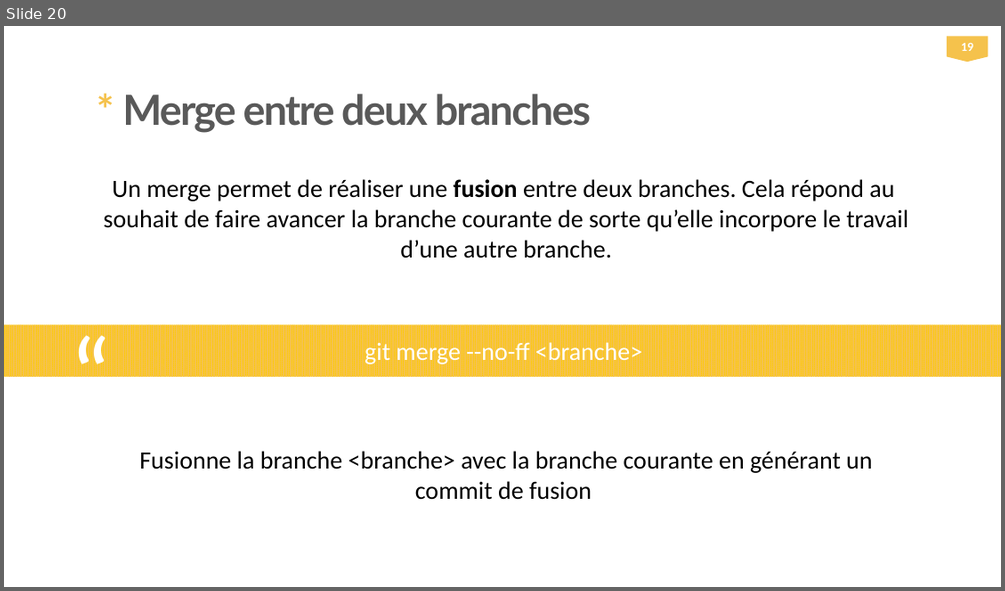
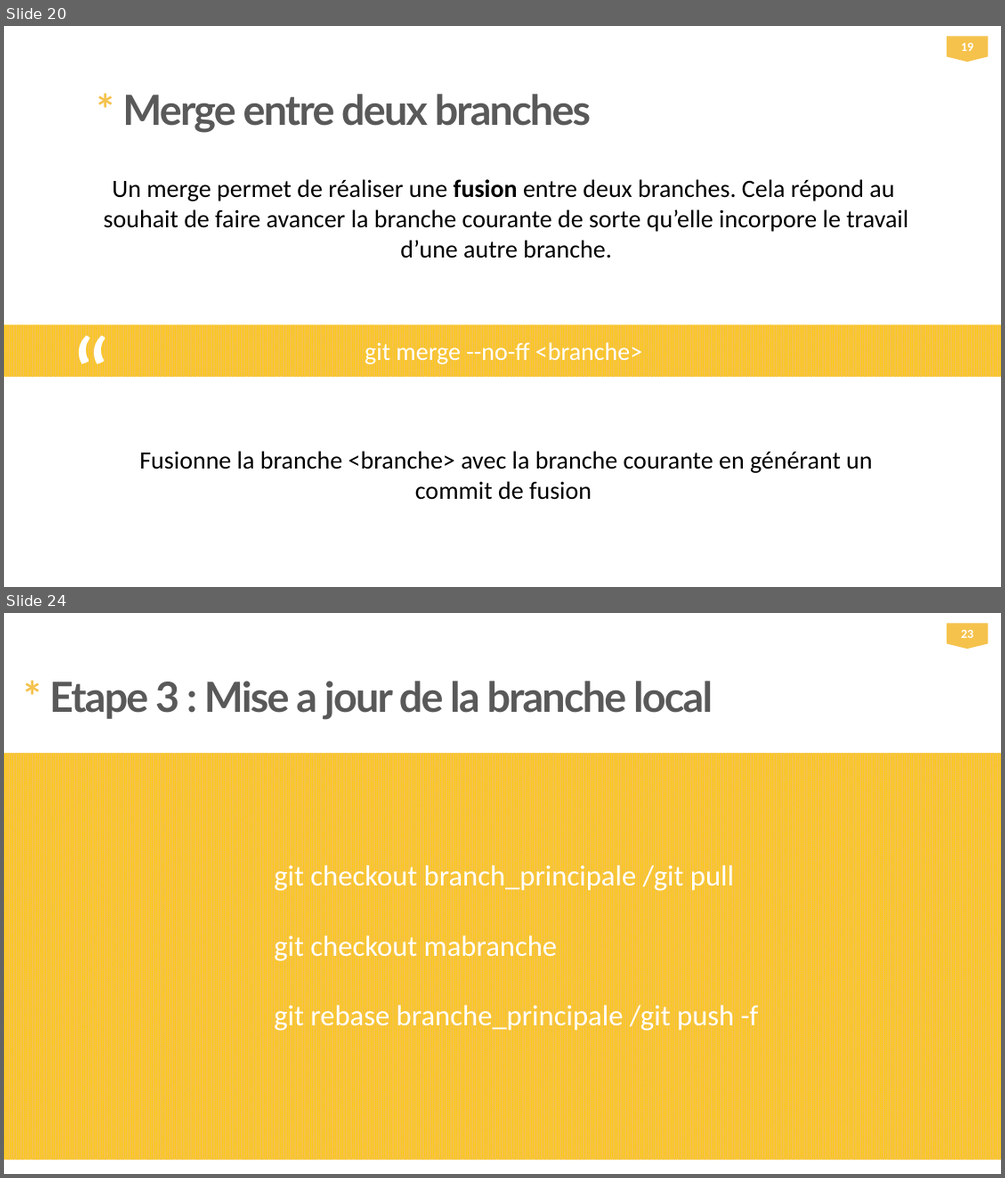
Before and after one commit to ezlanguage/ezlanguage, a slide deck: presentation/GIT.pptx. Shown one above the other, each under a label of ours: slide 20 before the commit, slides 20 and 24 after it; the slides between them are not shown. The pictures are 1005x591 and 1005x1178 pixels, drawn with LibreOffice and Linux fonts; fonts in the diff are those of the drawing. Boxes give left, top, right and bottom in pixels: in the first picture for what was removed or moved away, otherwise in the second. Text is boxed around its words. In the diff, an @@ line names an element or a change of style, - is before the commit and + after.

```diff
--- a/presentation/GIT.pptx
+++ b/presentation/GIT.pptx
@@ slide 24 added at (4, 613, 1001, 1174), background #FFFFFF @@
@@ flow chart offpage connector added at (947, 624, 988, 649), fill #F5C24C, 12 pt, text #FFFFFF, bold @@
+23
@@ text added at (49, 681, 712, 720), 40 pt, text #595959, bold @@
+* Etape 3 : Mise a jour de la branche local
@@ rectangle added at (4, 753, 1001, 1159), fill pattern #F5C24C on #FFCC00 @@
@@ text added at (274, 862, 759, 1032), 28 pt, text #FFFFFF @@
+git checkout branch_principale /git pull
+git checkout mabranche
+git rebase branche_principale /git push -f
```
Also in this commit, not shown: 4 other slides added.
